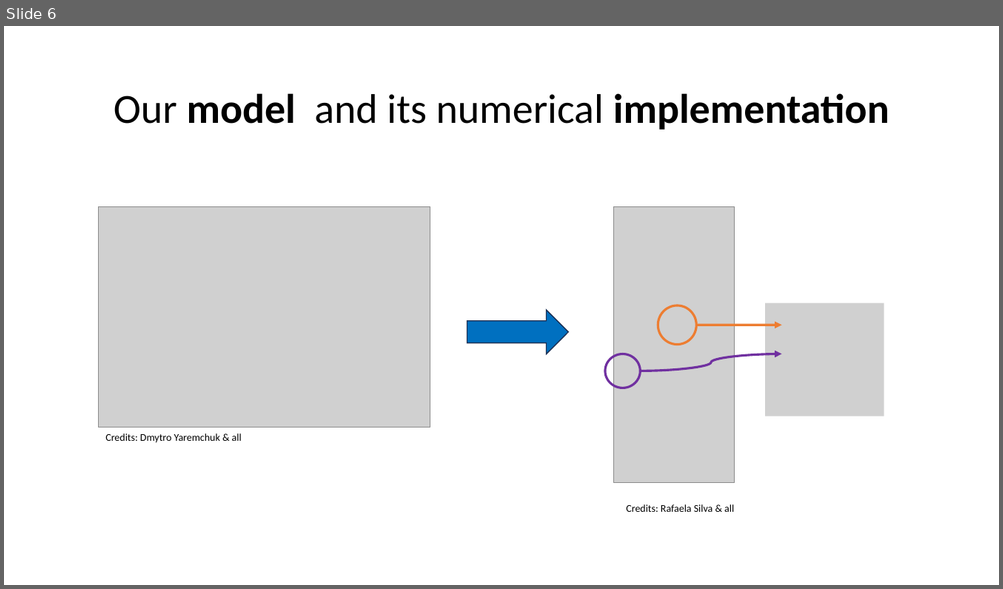
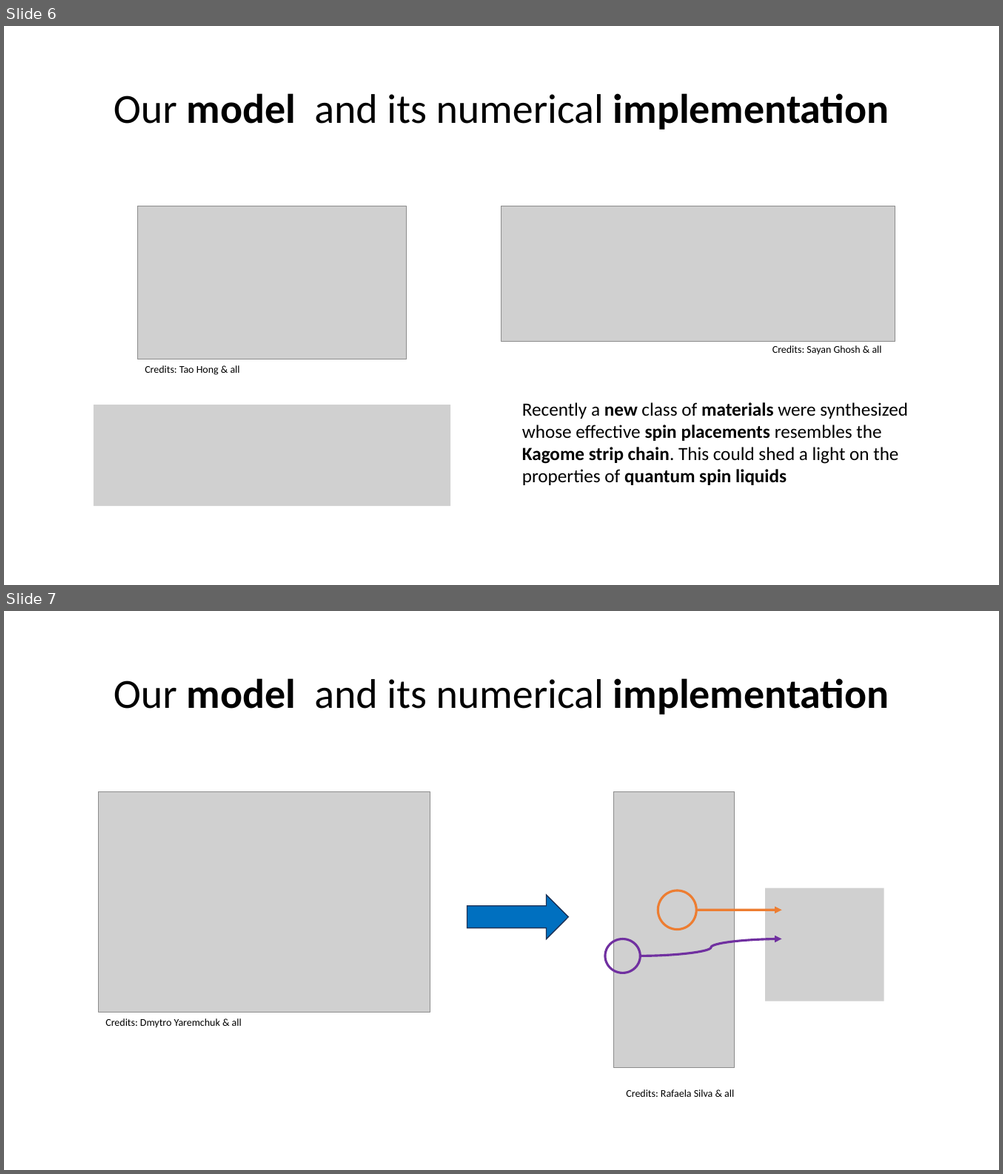
Before and after one commit to davidebernocco/Manybody_physics_project, a slide deck: Ladder_Heisemberg_presentation.pptx. Shown one above the other, each under a label of ours: slide 6 before the commit, slides 6 and 7 after it. The pictures are 1003x589 and 1003x1174 pixels, drawn with LibreOffice and Linux fonts; fonts in the diff are those of the drawing; grey boxes stand for pictures. Boxes give left, top, right and bottom in pixels: in the first picture for what was removed or moved away, otherwise in the second. Text is boxed around its words. In the diff, an @@ line names an element or a change of style, - is before the commit and + after.

```diff
--- a/Ladder_Heisemberg_presentation.pptx
+++ b/Ladder_Heisemberg_presentation.pptx
@@ slide 6 added at bbox=[4, 26, 999, 585], background #FFFFFF @@
@@ title added at bbox=[114, 93, 889, 130], 40 pt, text #000000, bold @@
+Our model and its numerical implementation
@@ picture added at bbox=[137, 207, 406, 360] @@
@@ picture added at bbox=[502, 207, 896, 342] @@
@@ text added at bbox=[772, 346, 882, 355], 10 pt, text #000000 @@
+Credits: Sayan Ghosh & all
@@ text added at bbox=[145, 366, 240, 375], 10 pt, text #000000 @@
+Credits: Tao Hong & all
@@ text added at bbox=[522, 403, 908, 486], 18 pt, text #000000 @@
+Recently a new class of materials were synthesized whose effective spin placements resembles the Kagome strip chain. This could shed a light on the properties of quantum spin liquids
@@ picture added at bbox=[94, 405, 450, 506] @@
@@ what was slide 6 is now slide 7 @@
```
Also in this commit, not shown: 5 slides changed, 3 other slides added, 2 slides removed, 5 other files.
